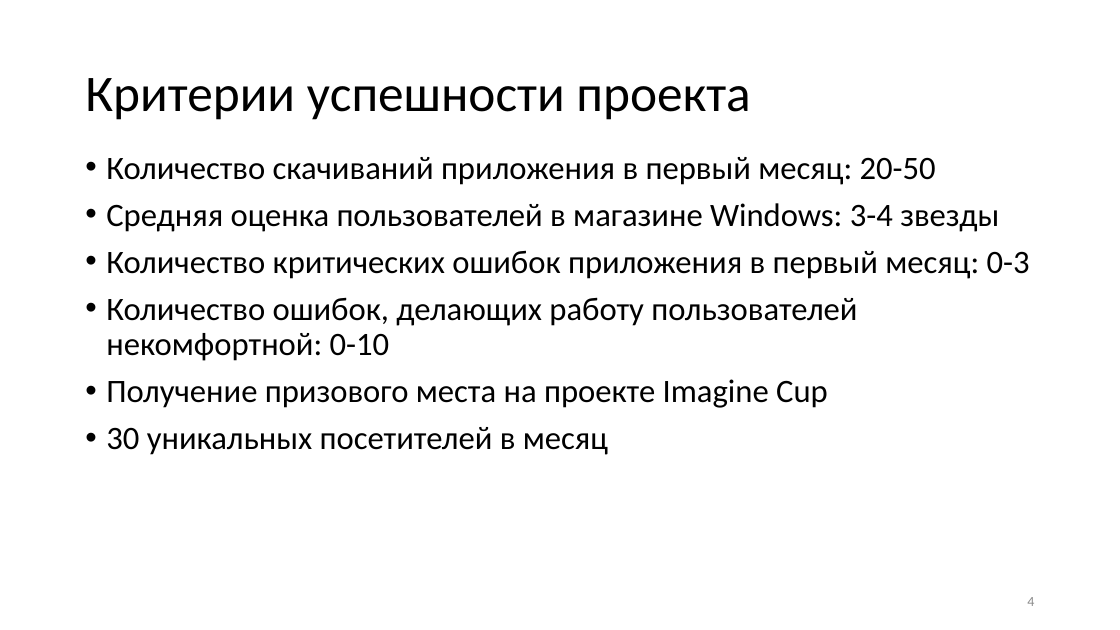
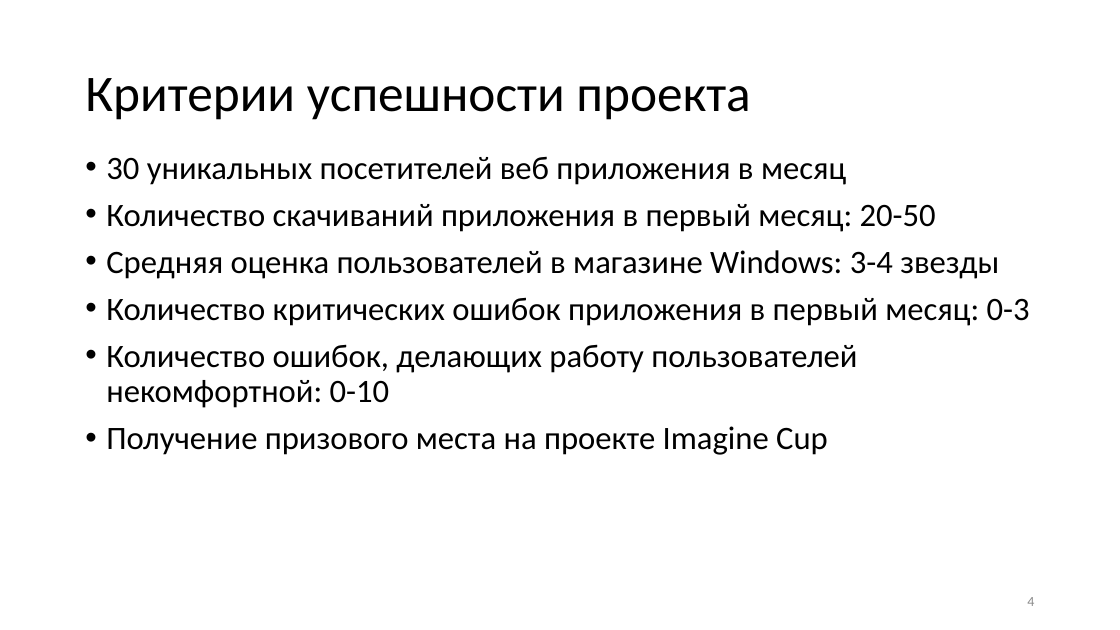
Before and after one commit to nocom91/GeoTime, a slide deck: slide 4 of Документы/GeoTimePresentation-remake.pptx. Drawn at 1120x630 pixels with LibreOffice and Linux fonts; fonts in the diff are those of the drawing; background and template pictures are left out. Boxes give left, top, right and bottom in pixels: in the first picture for what was removed or moved away, otherwise in the second. Text is boxed around its words. In the diff, an @@ line names an element or a change of style, - is before the commit and + after.

```diff
--- a/Документы/GeoTimePresentation-remake.pptx
+++ b/Документы/GeoTimePresentation-remake.pptx
@@ text at [106, 157, 846, 185]: paragraph added @@
+• 30 уникальных посетителей веб приложения в месяц
@@ text at [106, 427, 608, 455]: paragraph removed @@
-• 30 уникальных посетителей в месяц
```
Also in this commit, not shown: 2 other slides changed, 1 slide added.
